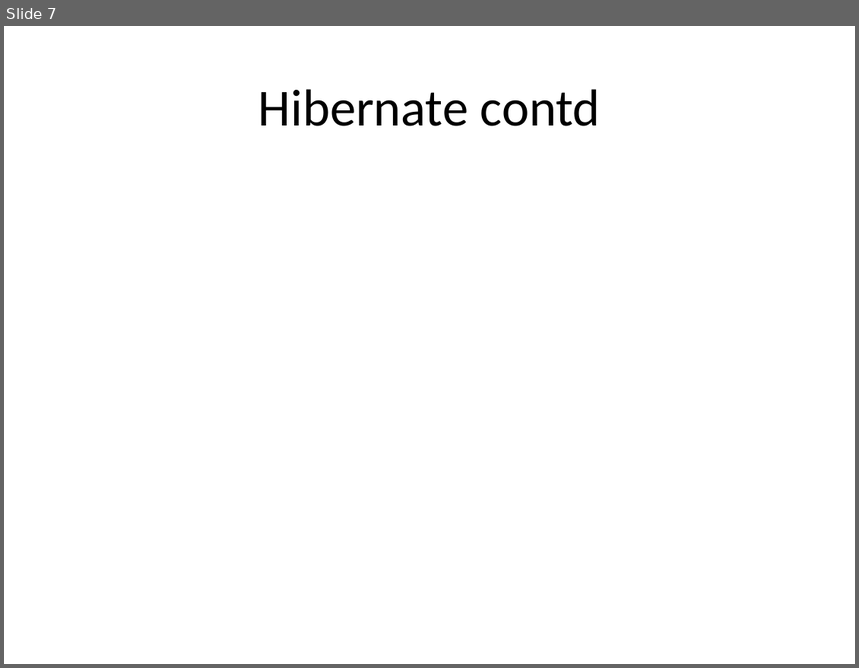
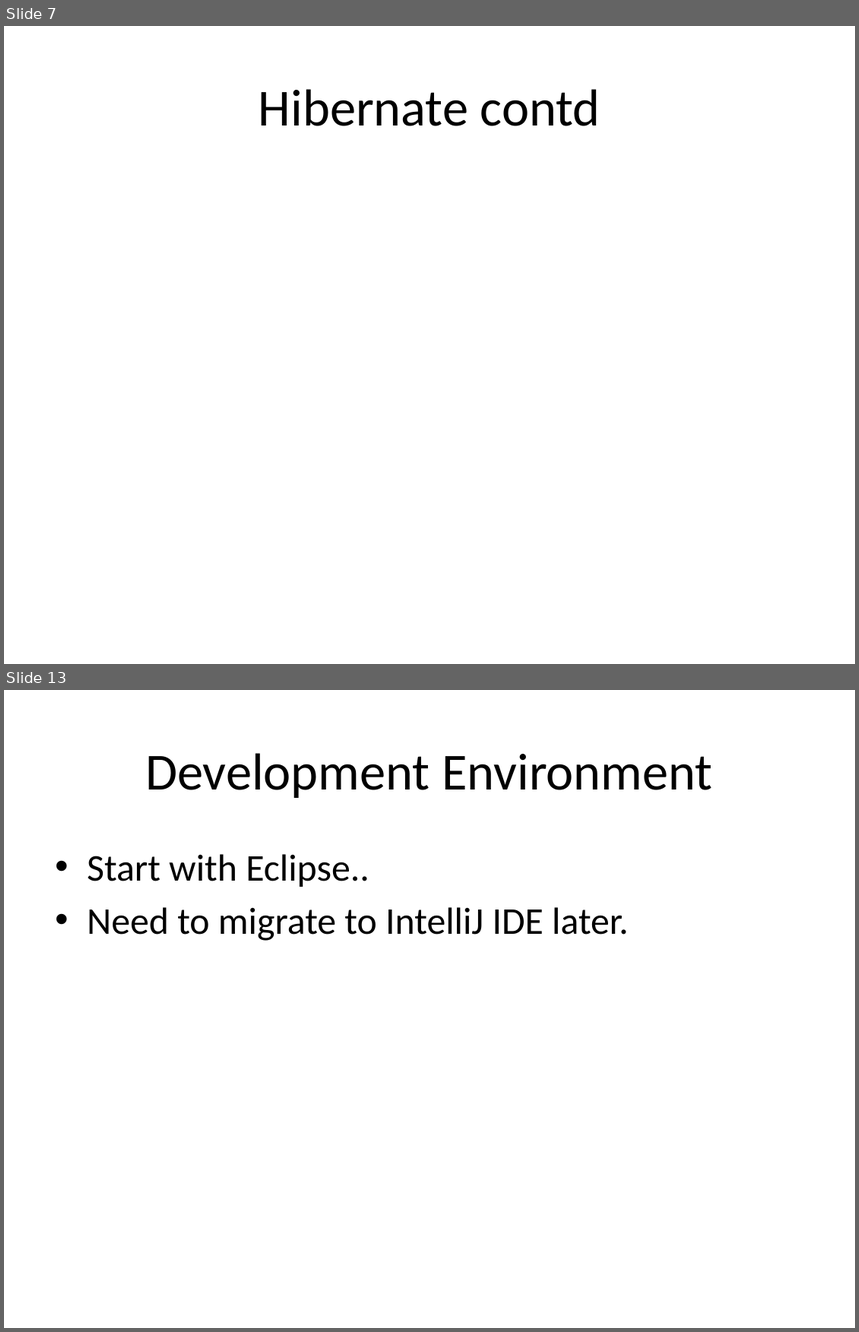
Before and after one commit to DebSreerekha/TODOManagementSystem, a slide deck: TODO_Management_System.pptx. Shown one above the other, each under a label of ours: slide 7 before the commit, slides 7 and 13 after it; the slides between them are not shown. The pictures are 859x668 and 859x1332 pixels, drawn with LibreOffice and Linux fonts; fonts in the diff are those of the drawing. Boxes give left, top, right and bottom in pixels: in the first picture for what was removed or moved away, otherwise in the second. Text is boxed around its words. In the diff, an @@ line names an element or a change of style, - is before the commit and + after.

```diff
--- a/TODO_Management_System.pptx
+++ b/TODO_Management_System.pptx
@@ slide 13 added at (4,690,855,1328), background #FFFFFF @@
@@ title added at (145,753,712,798), 44 pt, text #000000 @@
+Development Environment
@@ text added at (87,854,629,941), 32 pt, text #000000 @@
+• Start with Eclipse..
+• Need to migrate to IntelliJ IDE later.
```
Also in this commit, not shown: 1 slide changed, 4 other slides added.
